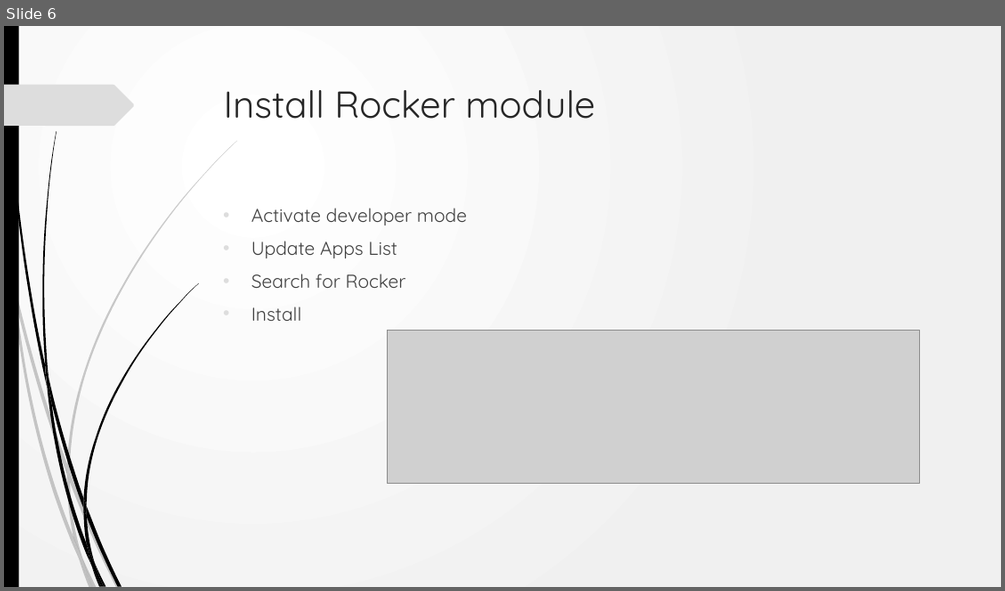
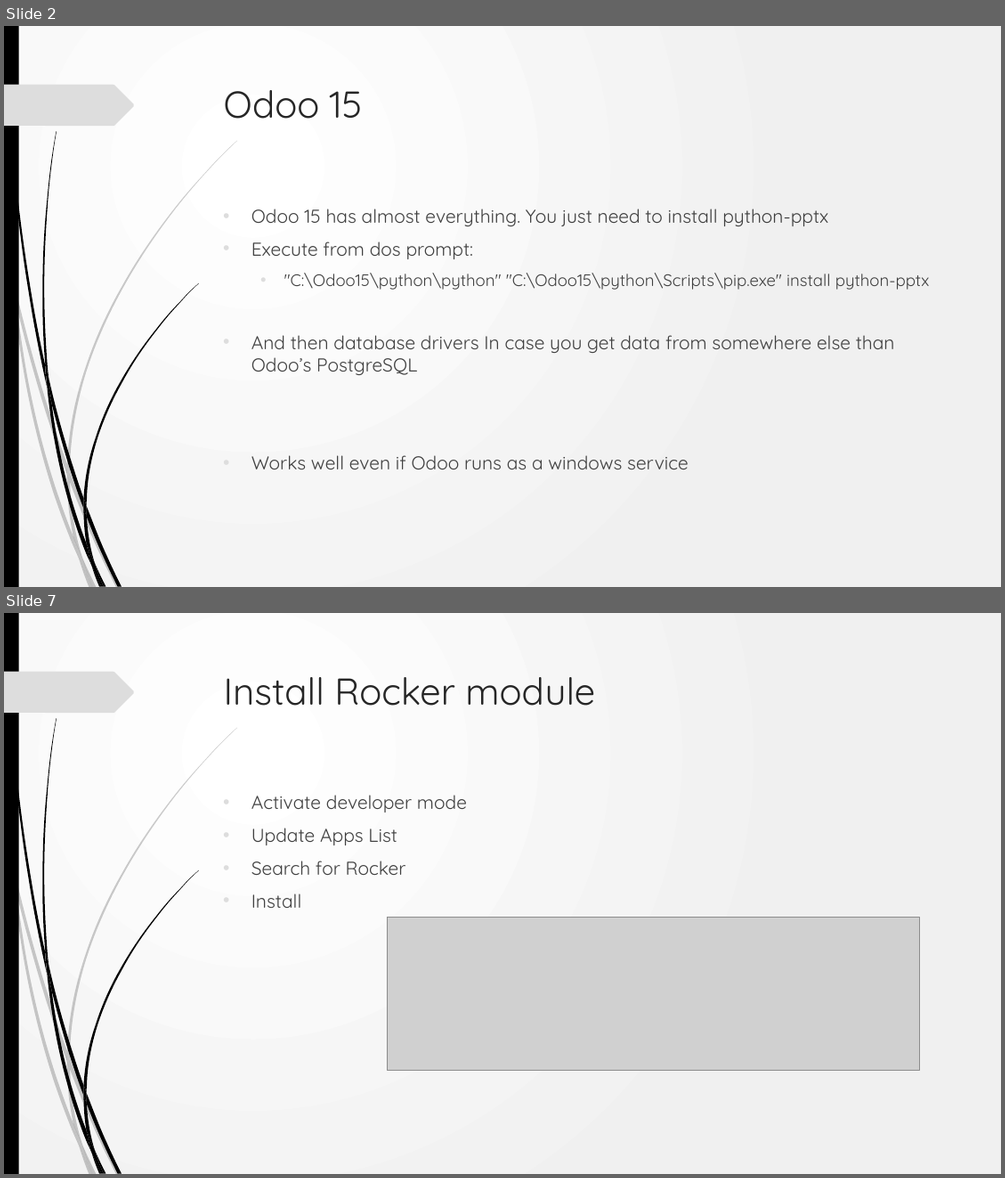
Before and after one commit to akarki58/rocker_app, a slide deck: rocker_app/docs/Rocker_install.pptx. Shown one above the other, each under a label of ours: slide 6 before the commit, slides 2 and 7 after it; the slides between them are not shown. The pictures are 1005x591 and 1005x1178 pixels, drawn with LibreOffice and Linux fonts; fonts in the diff are those of the drawing; grey boxes stand for pictures; background and template pictures are left out. Boxes give left, top, right and bottom in pixels: in the first picture for what was removed or moved away, otherwise in the second. Text is boxed around its words. In the diff, an @@ line names an element or a change of style, - is before the commit and + after.

```diff
--- a/rocker_app/docs/Rocker_install.pptx
+++ b/rocker_app/docs/Rocker_install.pptx
@@ slide 2 added at box(4, 26, 1001, 587), background gradient #FFFFFF to #F1F1F1; not listed: 24 template elements that a slide beside it also shows @@
@@ title added at box(224, 90, 363, 119), 36 pt, text #262626 @@
+Odoo 15
@@ text added at box(251, 208, 929, 469), 18 pt, text #404040 @@
+• Odoo 15 has almost everything. You just need to install python-pptx
+• Execute from dos prompt:
+  • "C:\Odoo15\python\python" "C:\Odoo15\python\Scripts\pip.exe" install python-pptx
+• And then database drivers In case you get data from somewhere else than Odoo’s PostgreSQL
+• Works well even if Odoo runs as a windows service
@@ what was slide 6 is now slide 7 @@
```
Also in this commit, not shown: 5 slides changed, 3 other files.
